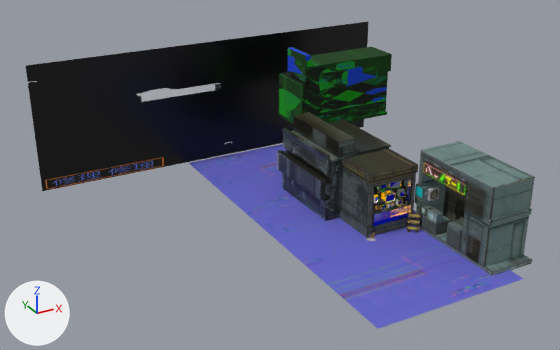
The glTF model static/models/Background.glb: old version first, new version second.
Both versions are drawn from a 50 mm camera at (-997.0, -1245.0, 830.0) aimed at (-219.0, 169.0, 123.0). Lighting does not change. The marker at lower left points along +X, +Y and +Z. Where no turn or scale is listed for an object, it has been applied to the vertices.

The older version as bpy lines, for what is in view:
```python
ob_background = bpy.data.objects.new('background', me_background)
ob_background.location = (-170.0, 614.0, 165.0)
ob_floor = bpy.data.objects.new('Floor', me_floor)
ob_floor.location = (-83.0, -137.0, 0.0)
ob_floor001 = bpy.data.objects.new('Floor001', me_floor001)
ob_floor001.location = (-83.0, 162.0, 0.0)
ob_floor002 = bpy.data.objects.new('Floor002', me_floor002)
ob_floor002.location = (-83.0, 460.0, 0.0)
ob_store008 = bpy.data.objects.new('Store008', me_store008)
ob_store008.location = (72.0, 401.0, 241.0)
ob_store3_b = bpy.data.objects.new('Store3_B', me_store3_b)
ob_store3_b.location = (-16.0, 35.0, 72.0)
ob_store3_b.rotation_euler = (-1.571, 0.0, 0.0)  # degrees (-90, 0, 0)
ob_store3_b.scale = (0.947, 0.947, 0.947)
ob_store4 = bpy.data.objects.new('Store4', me_store4)
ob_store4.location = (-39.0, 232.0, 98.0)
# also in view: 'AdditionalProps' at (0.0, 14.0, 59.0); 'Store3' at (-16.0, 69.0, 76.0); 'Store2' at (105.0, -115.0, 93.0)
```
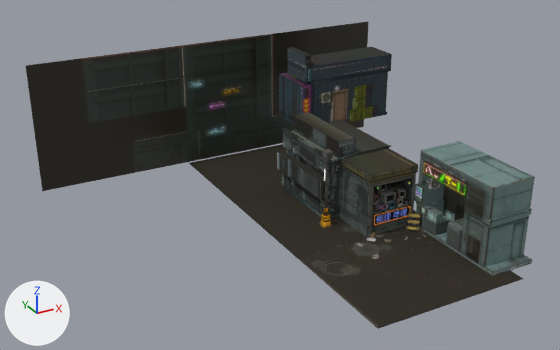
Boxes [x1, y1, x2, y2] around the edits, measured in the pictures (560 x 350 px):
'background', surface changed
    both: [26, 22, 368, 191]
'Floor', surface changed (blue to black)
    both: [297, 225, 523, 329]
'Store008', surface changed
    both: [279, 47, 392, 124]
'Floor001', surface changed (blue to black)
    both: [236, 192, 416, 258]
'Floor002', surface changed (blue to black)
    both: [189, 144, 287, 204]
'Store3_B', surface changed
    both: [373, 179, 411, 226]
'Props2', added
    after: [319, 149, 426, 259]
'TVScreens', added
    after: [376, 181, 405, 209]

Patch to the scene script:
```diff
--- a/static/models/Background.glb.py
+++ b/static/models/Background.glb.py
@@ img_image_6 @@
-img_image_6 = load_image('Image_6', '_unpacked/Image_6', 1024, 1024, 'sRGB')
+img_image_6 = load_image('Image_6', '_unpacked/Image_6', 1024, 1024, 'Non-Color')
@@ img_image_12 @@
-img_image_12 = load_image('Image_12', '_unpacked/Image_12', 1024, 1024, 'sRGB')
+img_image_12 = load_image('Image_12', '_unpacked/Image_12', 1024, 1024, 'Non-Color')
@@ mat_store5 @@
 n3 = _N.new('ShaderNodeTexImage'); n3.name = 'Image Texture'
-n3.image = img_image_6
+n3.image = img_image_22
 _L.new(n0.outputs[0], n1.inputs[0])  # 'BSDF' to 'Surface'
@@ mat_store3_b @@
 n2 = _N.new('ShaderNodeTexImage'); n2.name = 'Image Texture'
-n2.image = img_image_10
+n2.image = img_image_14
 n3 = _N.new('ShaderNodeMix'); n3.name = 'Mix'
@@ mat_store3_b @@
 n4 = _N.new('ShaderNodeTexImage'); n4.name = 'Image Texture.001'
-n4.image = img_image_11
+n4.image = img_image_15
 n5 = _N.new('ShaderNodeSeparateColor'); n5.name = 'Separate Color'
 n6 = _N.new('ShaderNodeTexImage'); n6.name = 'Image Texture.002'
-n6.image = img_image_7
+n6.image = img_image_11
 n7 = _N.new('ShaderNodeNormalMap'); n7.name = 'Normal Map'
@@ mat_store3_b @@
 n8 = _N.new('ShaderNodeTexImage'); n8.name = 'Image Texture.003'
-n8.image = img_image_8
+n8.image = img_image_12
 _L.new(n0.outputs[0], n1.inputs[0])  # 'BSDF' to 'Surface'
@@ mat_floor @@
 n3 = _N.new('ShaderNodeTexImage'); n3.name = 'Image Texture'
-n3.image = img_image_12
+n3.image = img_image_16
 _L.new(n0.outputs[0], n1.inputs[0])  # 'BSDF' to 'Surface'
@@ mat_background @@
 mat_background = principled_material('background')
-mat_background.texture = img_image_14
+mat_background.texture = img_image_21
 mat_background.roughness = 0.3
@@ mat_tvscreens @@
+mat_tvscreens = bpy.data.materials.new('TVScreens')
+# colours: dark grey #504e4e
+# uses the picture img_image_18
+# uses the picture img_image_19
+# uses the picture img_image_20
@@ mat_props2 @@
+mat_props2 = bpy.data.materials.new('Props2')
+# uses the picture img_image_10
+# uses the picture img_image_6
+# uses the picture img_image_7
+# uses the picture img_image_9
@@ ob_tvscreens @@
+ob_tvscreens = bpy.data.objects.new('TVScreens', me_tvscreens)  # 118 vertices, 130 faces; spans x -42.0..37.3, y -26.1..6.2, z -8.8..41.7
+ob_tvscreens.location = (-16.0, 35.0, 72.0)
@@ ob_props2 @@
+ob_props2 = bpy.data.objects.new('Props2', me_props2)  # 364 vertices, 618 faces; spans x -189.0..18.0, y -80.0..122.0, z -90.0..97.0
+ob_props2.location = (49.0, 3.0, 88.0)
```
